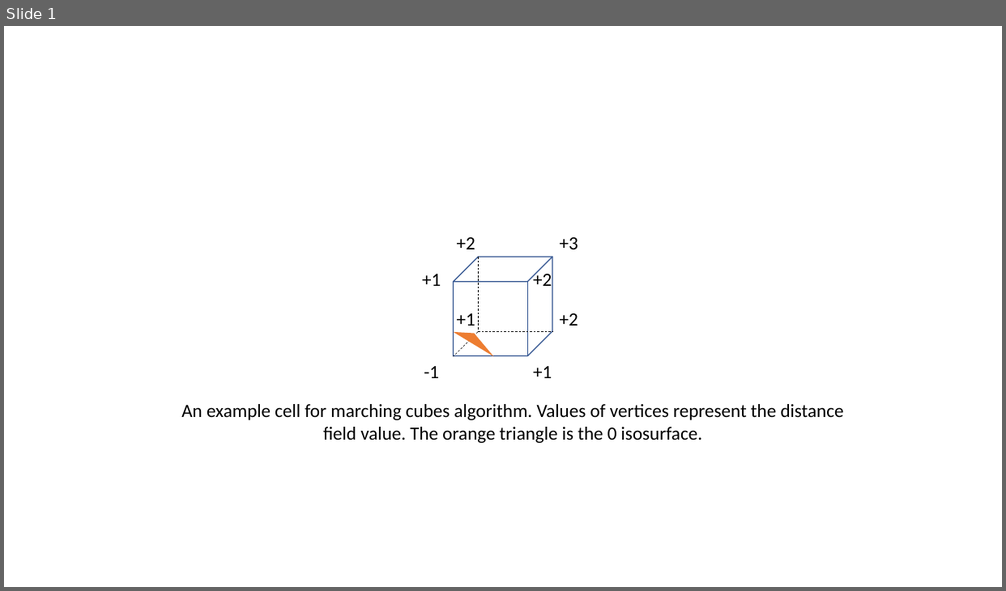
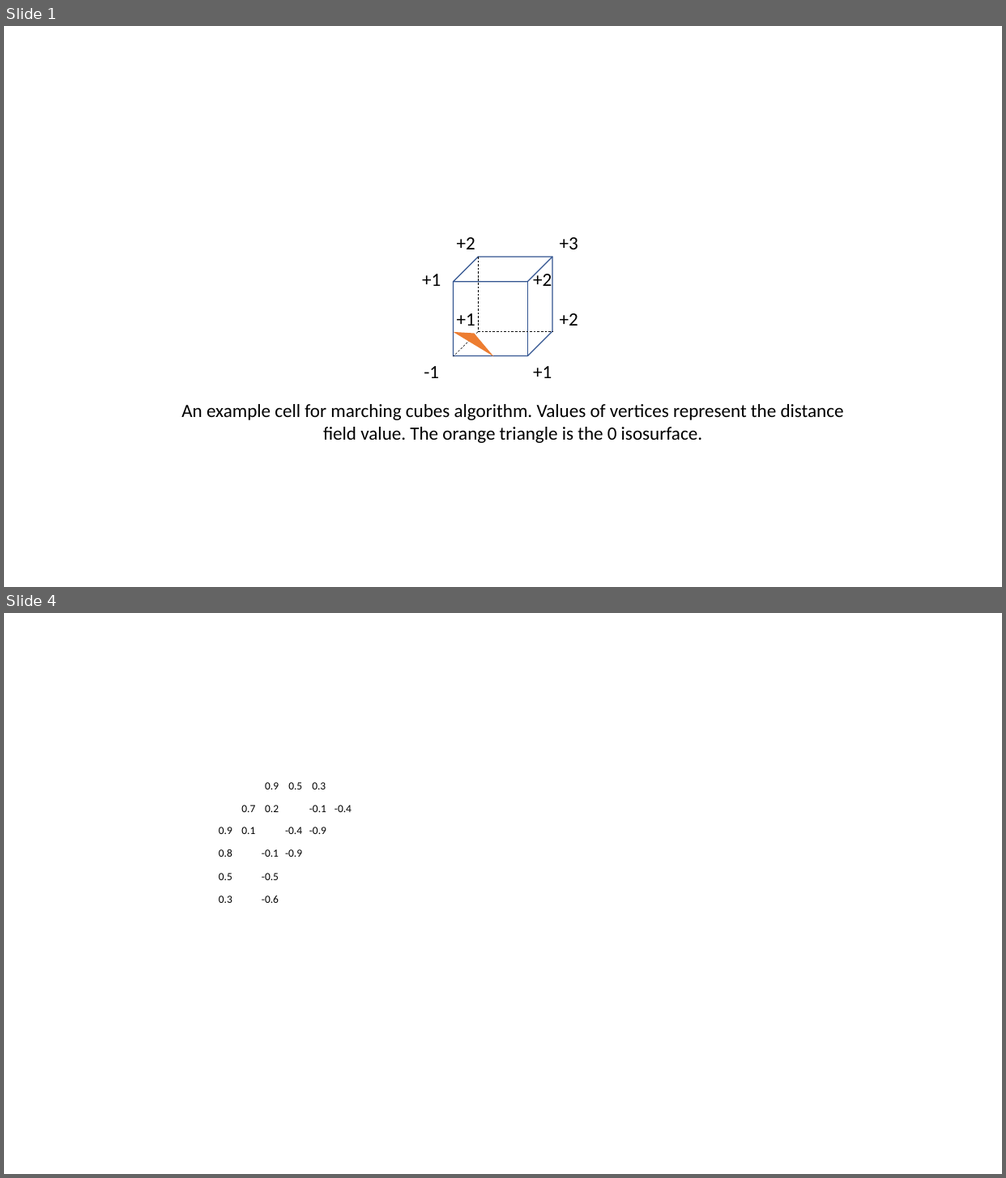
Before and after one commit to krishauser/RoboticSystemsBook, a slide deck: figures/modeling/Yixuan_chap7.pptx. Shown one above the other, each under a label of ours: slide 1 before the commit, slides 1 and 4 after it; the slides between them are not shown. The pictures are 1006x591 and 1006x1178 pixels, drawn with LibreOffice and Linux fonts; fonts in the diff are those of the drawing. Boxes give left, top, right and bottom in pixels: in the first picture for what was removed or moved away, otherwise in the second. Text is boxed around its words. In the diff, an @@ line names an element or a change of style, - is before the commit and + after.

```diff
--- a/figures/modeling/Yixuan_chap7.pptx
+++ b/figures/modeling/Yixuan_chap7.pptx
@@ slide 4 added at <box>4,613,1002,1174</box>, background #FFFFFF @@
@@ text added at <box>265,782,279,790</box>, 10.5 pt, text #000000 @@
+0.9
@@ text added at <box>288,782,302,790</box>, 10.5 pt, text #000000 @@
+0.5
@@ text added at <box>312,782,326,790</box>, 10.5 pt, text #000000 @@
+0.3
@@ text added at <box>241,805,255,812</box>, 10.5 pt, text #000000 @@
+0.7
@@ text added at <box>265,805,279,812</box>, 10.5 pt, text #000000 @@
+0.2
@@ text added at <box>309,805,326,812</box>, 10.5 pt, text #000000 @@
+-0.1
@@ text added at <box>334,805,351,812</box>, 10.5 pt, text #000000 @@
+-0.4
@@ text added at <box>219,827,232,834</box>, 10.5 pt, text #000000 @@
+0.9
@@ text added at <box>241,827,255,834</box>, 10.5 pt, text #000000 @@
+0.1
@@ text added at <box>285,827,302,834</box>, 10.5 pt, text #000000 @@
+-0.4
@@ text added at <box>309,827,326,834</box>, 10.5 pt, text #000000 @@
+-0.9
@@ text added at <box>219,850,232,857</box>, 10.5 pt, text #000000 @@
+0.8
@@ text added at <box>262,850,279,857</box>, 10.5 pt, text #000000 @@
+-0.1
@@ text added at <box>285,850,302,857</box>, 10.5 pt, text #000000 @@
+-0.9
@@ text added at <box>219,873,232,880</box>, 10.5 pt, text #000000 @@
+0.5
@@ text added at <box>262,873,279,880</box>, 10.5 pt, text #000000 @@
+-0.5
@@ text added at <box>219,896,232,903</box>, 10.5 pt, text #000000 @@
+0.3
@@ text added at <box>262,896,279,903</box>, 10.5 pt, text #000000 @@
+-0.6
```
Also in this commit, not shown: 2 slides changed, 4 other files.
